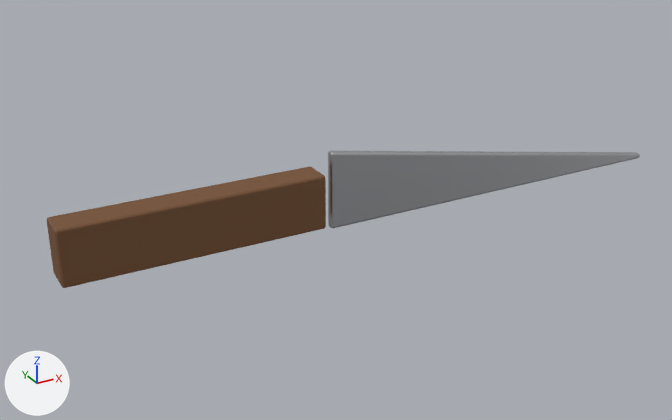
A saved change to the glTF model assets/kitchen/tools/Knife.glb.
One viewpoint serves both versions: a 50 mm camera at (-0.172, -0.319, 0.167) aimed at (0.006, 0.005, 0.005). The lights are fixed; the arrows at lower left show +X, +Y and +Z. The first picture is the older version. Vertices at exactly the same position are counted once.

Objects in the first picture: 'Knife'.
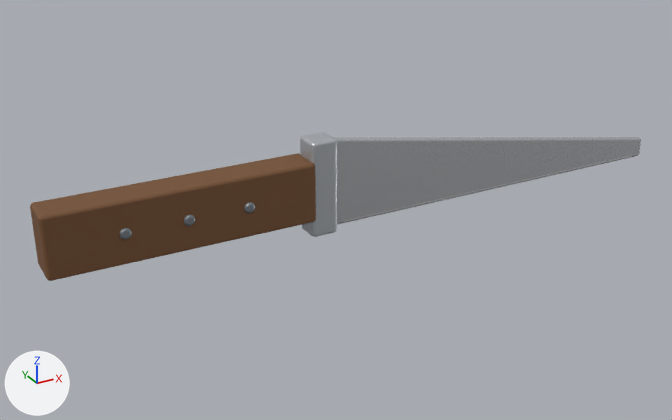
Location of each change, (x1, y1, x2, y2) in pixels of the pictures (672 x 420 px; the box of a moved part takes in the faces that stretch with it):
'Knife', reshaped, moved (9% taller): before (47, 151, 640, 288); after (30, 132, 641, 281)
part 1 of me_knife, moved or reshaped: before (47, 166, 326, 288); after (300, 132, 337, 237)
part 2 of me_knife, added (brown): after (30, 153, 316, 281)
part 3 of me_knife, added: after (119, 228, 132, 240)
part 4 of me_knife, added: after (184, 214, 195, 226)
part 5 of me_knife, added: after (244, 202, 255, 213)
part 6 of me_knife, added: after (343, 155, 632, 223)
part 7 of me_knife, moved or reshaped: before (328, 151, 640, 228); after (333, 137, 641, 224)

Edits to the bpy script that builds the scene:
```text
Add mat_lp_rivet:
    mat_lp_rivet = principled_material('LP_Rivet')
    mat_lp_rivet.base_color = (0.323, 0.356, 0.392)  # grey #9aa1a8
    mat_lp_rivet.metallic = 0.9
    mat_lp_rivet.roughness = 0.3
Add mat_lp_bladeedge:
    mat_lp_bladeedge = principled_material('LP_BladeEdge')
    mat_lp_bladeedge.base_color = (0.905, 0.922, 0.939)  # white #f4f6f8
    mat_lp_bladeedge.metallic = 0.9
    mat_lp_bladeedge.roughness = 0.15
Add mat_lp_blade:
    mat_lp_blade = principled_material('LP_Blade')
    mat_lp_blade.base_color = (0.694, 0.723, 0.753)  # light grey #d9dde1
    mat_lp_blade.metallic = 0.9
    mat_lp_blade.roughness = 0.2
Add mat_lp_steelbrushed:
    mat_lp_steelbrushed = principled_material('LP_SteelBrushed')
    mat_lp_steelbrushed.base_color = (0.558, 0.591, 0.631)  # light grey #c5cad0
    mat_lp_steelbrushed.metallic = 0.6
    mat_lp_steelbrushed.roughness = 0.32
Change me_knife:
    used by ob_knife; location = (0.0, 0.0, -0.0025)
    remove me_knife.from_pydata(...)  # 112 vertices, 216 faces; spans x -0.115..0.18, y -0.007..0.007, z 0.002..0.037
    remove me_knife.materials.append(mat_lp_steel)  # light grey #ced0d4
    add me_knife.from_pydata(...)  # 452 vertices, 876 faces; spans x -0.12..0.18, y -0.009..0.009, z 0.001..0.043
    me_knife part 1: the loose piece of 56 vertices spanning x -0.115..-0.005, y -0.007..0.007, z 0.006..0.03 is scaled about its middle by (0.0948, 0.82, 1.78), then moved by (0.055, 0.0, 0.004), in mat_lp_steelbrushed (light grey #c5cad0)
    me_knife part 2: the loose piece of 56 vertices spanning x -0.115..-0.005, y -0.007..0.007, z 0.006..0.03 is copied, and the copy is moved by (-0.005, 0.0, 0.004); it spans x -0.12..-0.01, y -0.008..0.008, z 0.009..0.035
    me_knife part 3: a new loose piece of 76 vertices spanning x -0.093..-0.087, y -0.009..0.009, z 0.019..0.025, in mat_lp_rivet (grey #9aa1a8)
    me_knife part 4: a new loose piece of 76 vertices spanning x -0.068..-0.062, y -0.009..0.009, z 0.019..0.025, in mat_lp_rivet (grey #9aa1a8)
    me_knife part 5: a new loose piece of 76 vertices spanning x -0.043..-0.037, y -0.009..0.009, z 0.019..0.025, in mat_lp_rivet (grey #9aa1a8)
    me_knife part 6: a new loose piece of 56 vertices spanning x 0.005..0.175, y -0.002..0.002, z 0.002..0.005, in mat_lp_bladeedge (white #f4f6f8)
    me_knife part 7
    41 vertices are removed from x 0.0..0.18, y -0.002..0.002, z 0.002..0.037
    108 faces are deleted
    4 vertices move within x 0.001..0.179, y -0.001..0.001, z 0.003
    35 vertices are added at x 0.0..0.18, y -0.002..0.002, z 0.002..0.042
    6 new vertices lie (0.0, 0.0, 0.007) away from vertices in x 0.179..0.18, y -0.002..0.002, z 0.004
    108 new faces join them, mat_lp_blade (light grey #d9dde1)
    add me_knife.materials.append(mat_lp_blade)  # light grey #d9dde1
    add me_knife.materials.append(mat_lp_bladeedge)  # white #f4f6f8
    add me_knife.materials.append(mat_lp_steelbrushed)  # light grey #c5cad0
    add me_knife.materials.append(mat_lp_rivet)  # grey #9aa1a8
Change ob_knife:
    ob_knife.location: (0.0, 0.0, -0.0025) -> (0.0, 0.0, -0.001)
```
